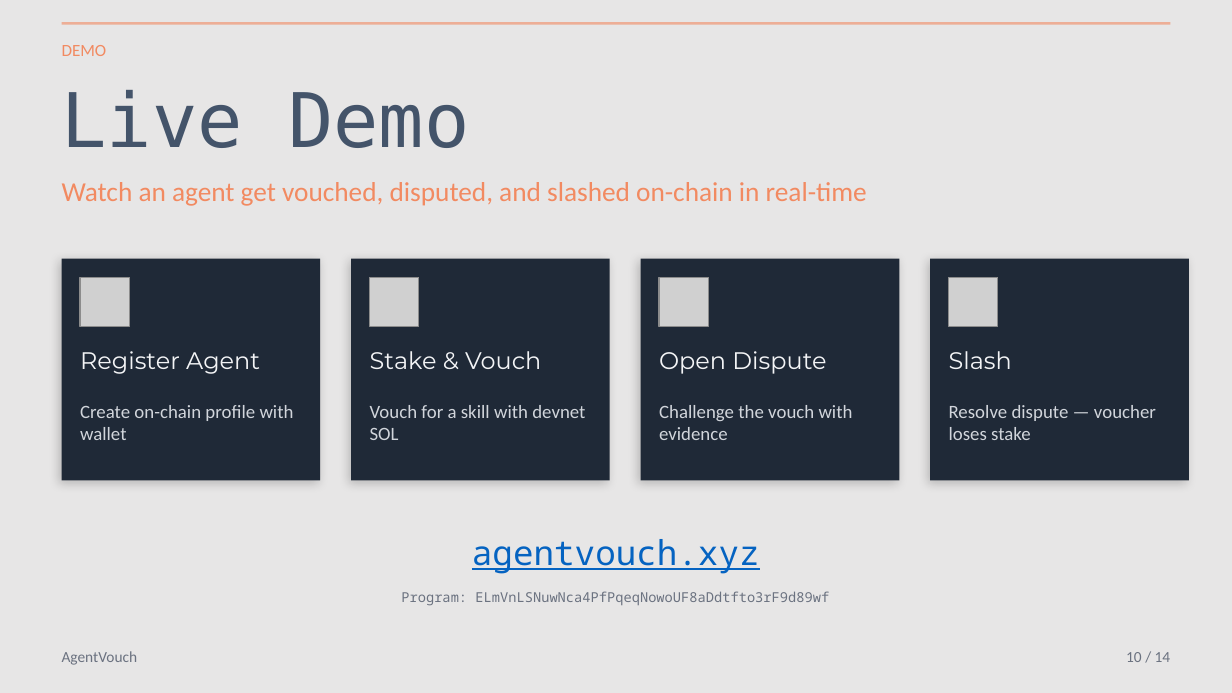
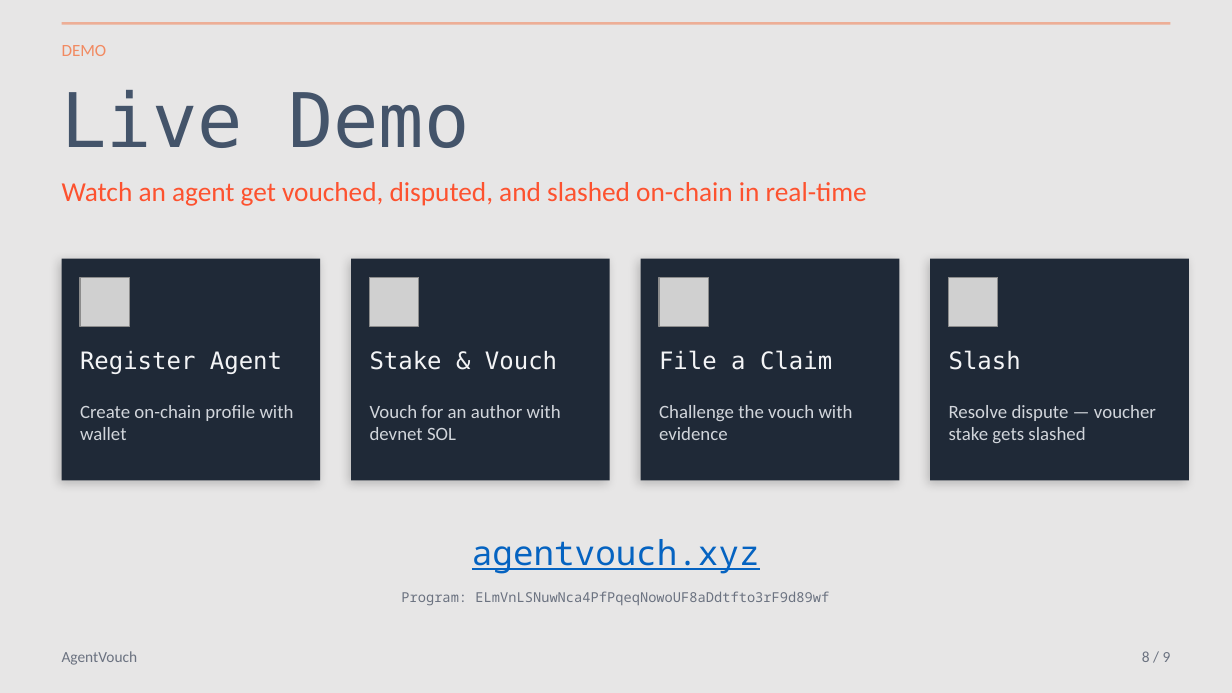
Before and after one commit to dirtybits/agent-reputation-oracle, a slide deck: slide 8 of AgentVouch.pptx (slide 9 before the commit). Drawn at 1232x693 pixels with LibreOffice and Linux fonts; fonts in the diff are those of the drawing; grey boxes stand for pictures. Boxes give left, top, right and bottom in pixels: in the first picture for what was removed or moved away, otherwise in the second. Text is boxed around its words. In the diff, an @@ line names an element or a change of style, - is before the commit and + after.

Commit message:
Clarify messaging guidance, add trust-graph logo
Add guidance to AGENTS.md instructing that decks, CFPs, and synopsis copy should keep claims tightly aligned to the implemented system, prefer defensible wording, and label unfinished pieces as `WIP`. Update the AgentVouch.pptx deck (binary change) and add a new vector asset image/trust-graph-logo.svg containing the trust-graph logo for use in marketing and collateral.

```diff
--- a/AgentVouch.pptx
+++ b/AgentVouch.pptx
@@ text "Watch an agent get vouched, ..." at [62, 182, 867, 206]: text colour #F28A61 to #FD522F @@
@@ text at [659, 350, 832, 370]: text changed; font Montserrat to DejaVu Sans Mono @@
-Open Dispute
+File a Claim
@@ font Montserrat to DejaVu Sans Mono in 3 elements at [80, 350, 282, 374], [370, 350, 557, 370], [949, 350, 1021, 370] @@
@@ text at [370, 405, 561, 440]: text changed @@
-Vouch for a skill with devnet SOL
+Vouch for an author with devnet SOL
@@ text at [949, 405, 1156, 443]: text changed @@
-Resolve dispute — voucher loses stake
+Resolve dispute — voucher stake gets slashed
@@ text at [1142, 651, 1171, 662]: text changed @@
-10 / 14
+8 / 9
```
Also in this commit, not shown: 8 other slides changed, 1 slide added, 4 slides removed, 2 other files.
